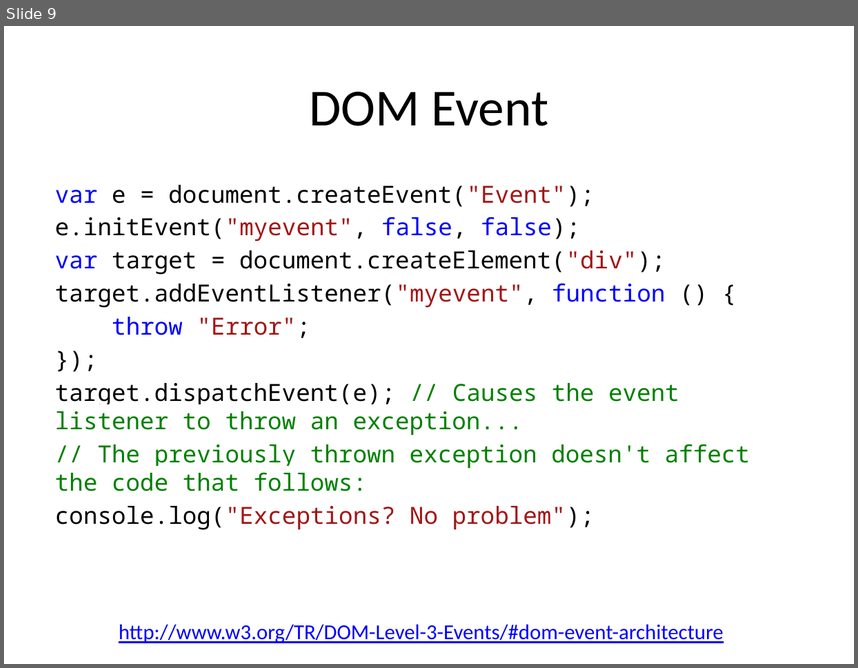
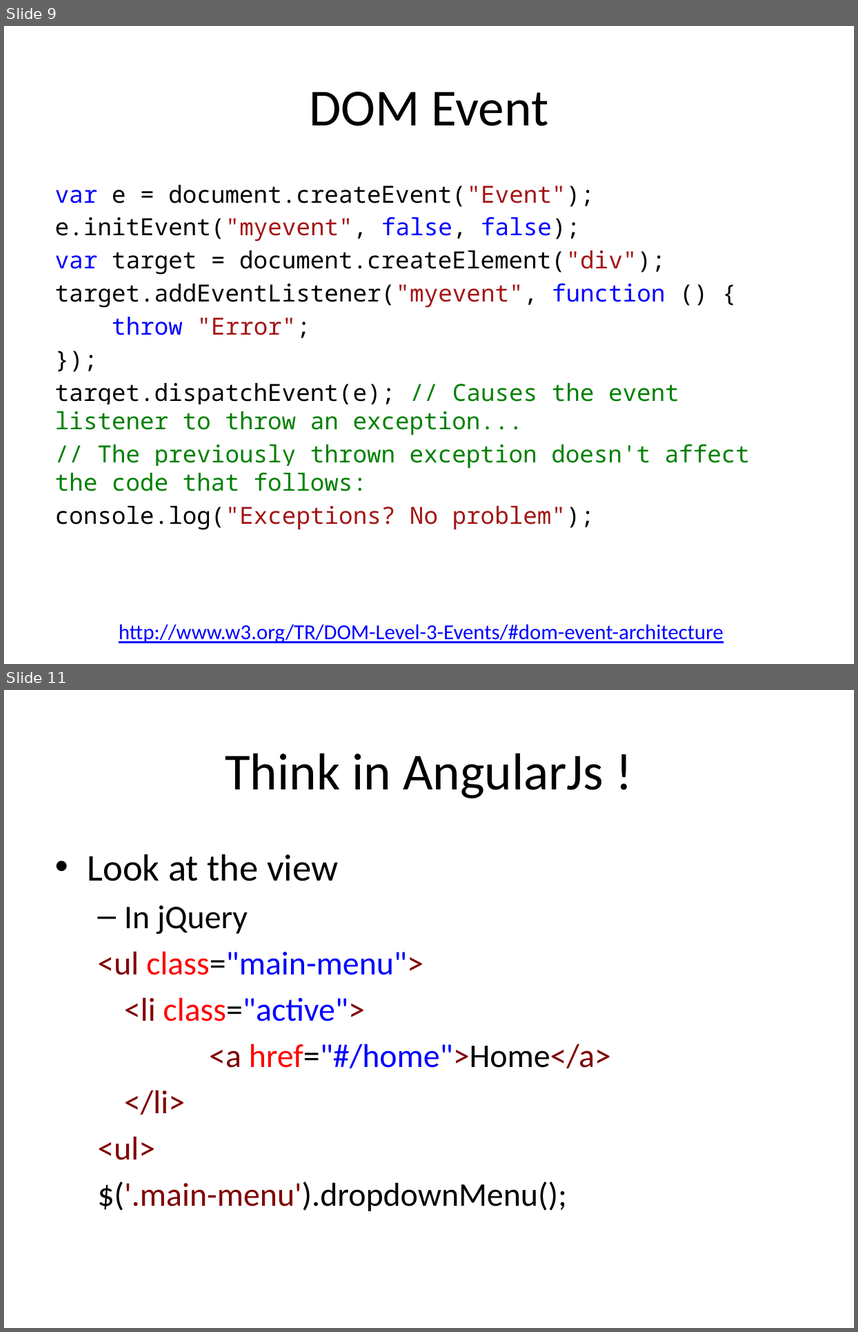
Before and after one commit to tasnim-reza/angularjs-class, a slide deck: class-2-Basic AngularJs/slides/basic angularjs.pptx. Shown one above the other, each under a label of ours: slide 9 before the commit, slides 9 and 11 after it; the slides between them are not shown. The pictures are 858x668 and 858x1332 pixels, drawn with LibreOffice and Linux fonts; fonts in the diff are those of the drawing. Boxes give left, top, right and bottom in pixels: in the first picture for what was removed or moved away, otherwise in the second. Text is boxed around its words. In the diff, an @@ line names an element or a change of style, - is before the commit and + after.

Commit message:
added further slide contents for class-2

```diff
--- a/class-2-Basic AngularJs/slides/basic angularjs.pptx
+++ b/class-2-Basic AngularJs/slides/basic angularjs.pptx
@@ slide 11 added at (x1=4, y1=690, x2=854, y2=1328), background #FFFFFF @@
@@ title added at (x1=225, y1=753, x2=604, y2=798), 44 pt, text #000000 @@
+Think in AngularJs !
@@ text added at (x1=87, y1=854, x2=611, y2=1211), 28 pt, text #000000 @@
+• Look at the view
+  – In jQuery
+  <ul class="main-menu">
+  <li class="active">
+  <a href="#/home">Home</a>
+  </li>
+  <ul>
+  $('.main-menu').dropdownMenu();
```
Also in this commit, not shown: 1 slide changed, 26 other slides added, 8 other files.
